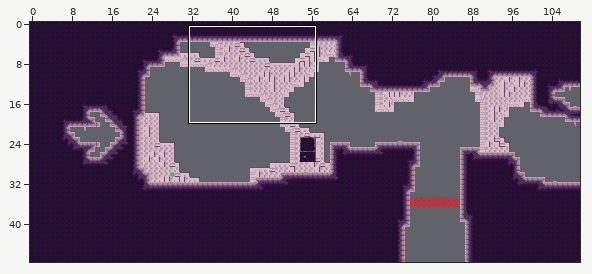
A Tiled map (JSON) gets an edit: assets/world/room/intro1.json. Above, an overview of the earlier version with the close-up marked.
Close-up. Before the edit:
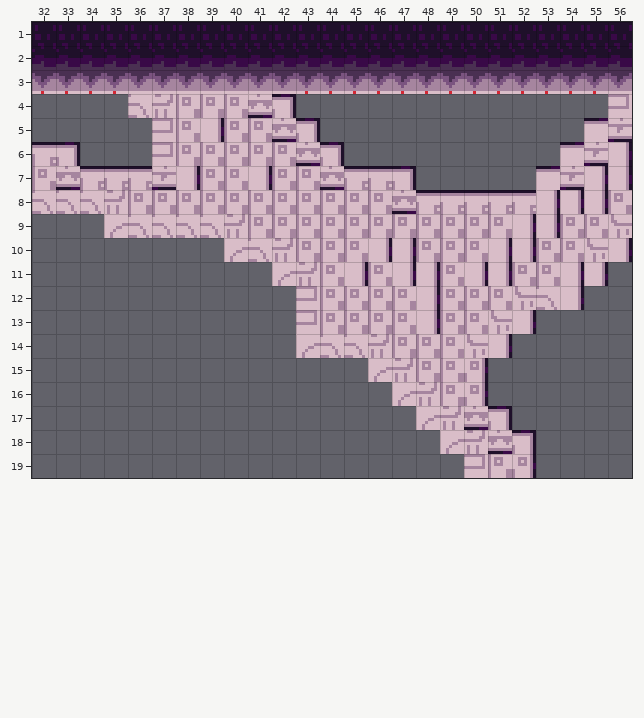
Cells are 8x8 px. Shown: x 32..56, y 1..19. The commit also changed other parts of the map, which this record leaves out.
Now the later version:
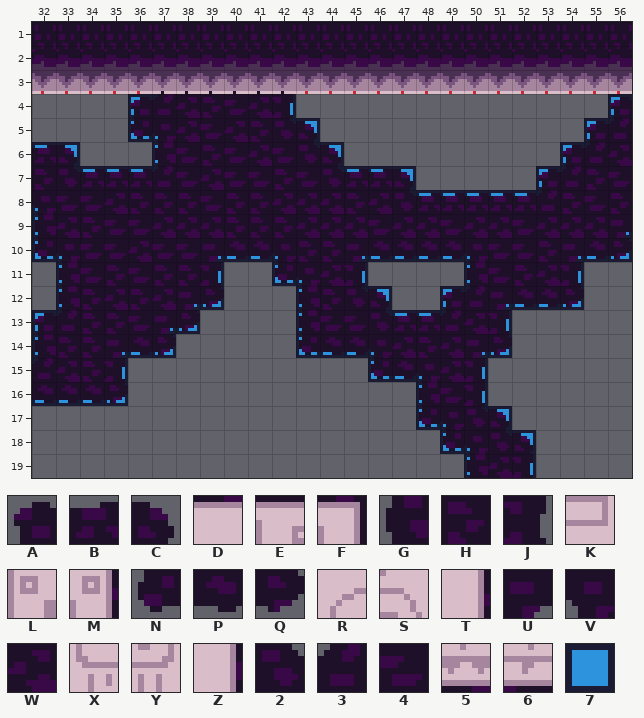
Key: from "stone_bg_decal": A 0, B 1, C 2, D 4, E 5, F 6, G 13, H 14, J 15, K 17, L 18, M 19, N 26, P 27, Q 28, R 30, S 31, T 32, U 39, V 40, W 41, X 43, Y 44, Z 45, 2 52, 3 53, 4 54, 5 56, 6 57; from "tools": 7 20.
_ is an empty cell, . an unchanged one.
Tiles of an added or newly shown layer are drawn over the layers below it.
Change:
--- layer "bg_draft" (added)
@@ x 32..56 @@
- 4 ....__...._............._
- 5 ....__....__...........__
- 6 __..._.....__.........__.
- 7 ._____......____.....__..
- 8 _.............._______...
- 9 _......................._
-10 __.....____..______...___
-11 ._....._..__._...._..._..
-12 ._....__..._.__..______..
-13 __...__...._..____._.....
-14 _..___.....____...__.....
-15 _.._..........___._......
-16 ____............_._......
-17 ................____.....
-18 .................____....
-19 .................._._....
+ 4 ....77....7.............7
+ 5 ....77....77...........77
+ 6 77...7.....77.........77.
+ 7 .77777......7777.....77..
+ 8 7..............7777777...
+ 9 7.......................7
+10 77.....7777..777777...777
+11 .7.....7..77.7....7...7..
+12 .7....77...7.77..777777..
+13 77...77....7..7777.7.....
+14 7..777.....7777...77.....
+15 7..7..........777.7......
+16 7777............7.7......
+17 ................7777.....
+18 .................7777....
+19 ..................7.7....
--- layer "bg"
@@ x 32..56 @@
- 3 ....LLLLLLL.............L
- 4 ....SYLLL5F.............K
- 5 ...._KLZLL5F...........D6
- 6 EF...KLLLLL5F.........D6Z
- 7 L5EEE6ZLLZLL5EEF.....D6ZZ
- 8 SSSYLLLLLLLLLLL5EEEEEZZZL
- 9 ___RSSSSYLLLLLLLLLLLZZLLX
-10 ________RSYLLLZZLLLZZLLXT
-11 ._______..RYLZLZZLZZLLZT.
-12 ._______...KLLLLZLLLXST..
-13 _______....KLLLLZLLXT....
-14 ______.....RSSYLLLXT.....
-15 ____..........RYLLM......
-16 ____...........RYLM......
-17 ................RY5F.....
-18 .................RY5F....
-19 ..................KLM....
+ 3 ...._ABBBBC............._
+ 4 ....A3WH4WJ.............A
+ 5 ....NVW4WH2C...........A3
+ 6 BC...G4H4W42C.........A3W
+ 7 H2BBB34W44H42BBC.....A3H4
+ 8 V44WHHH4HHWWWHW2BBBBB3H4H
+ 9 GWH44WWWHHHWWW4WW4WW4WWWU
+10 NV44W44UPPVHHUPPPPV44HUPQ
+11 .G4H4HHJ..NVWJ____G4HWJ_.
+12 .GHWHWUQ...GH2C__A3UPPQ..
+13 A3HH4UQ....G442BB3WJ_....
+14 GHHUPQ.....NPPVWHWUQ.....
+15 3WHJ..........NPVWJ......
+16 PPPQ..........._G4J......
+17 ................NV2C.....
+18 .................NV2C....
+19 ..................GWJ....
Boxes around the changes in both close-ups, in picture pixels (x1, y1, x2, y2):
changed: (32, 91, 632, 478)
